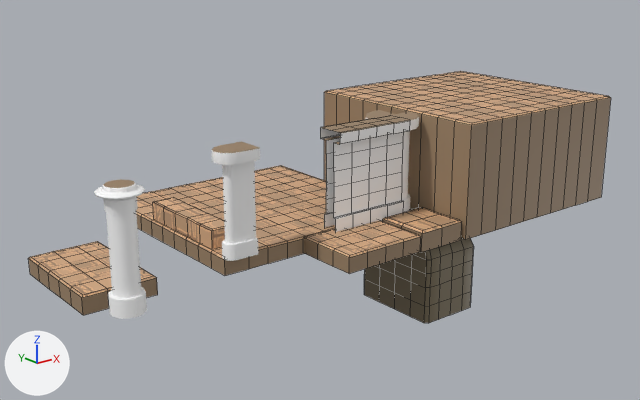
The FBX model Assets/Art/Environment_Art/Modules/Level1Models.fbx as it was, and as the next commit left it.
Both versions are drawn from a 50 mm camera at (-21.5, -26.1, 10.8) aimed at (-0.8, -0.4, 0.5). The axes (+X, +Y, +Z) are drawn at lower left. The lights are the same throughout. Mesh edges are drawn as thin lines on the coarser meshes. Where no turn or scale is listed for an object, it has been applied to the vertices.

Names of what the first picture shows: 'BigFloor', 'Floor', 'MovableFloor', 'Obstacle', 'Pillar1', 'WallCorner', 'WallEdge2', 'af7', 'pCube2', 'safas1', 'safas4'.
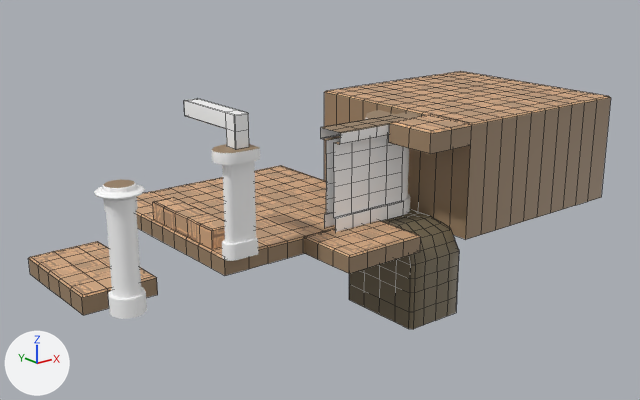
Where the change shows, as pixel boxes (x1, y1, x2, y2) in the pictures (640 x 400 px):
'pCube2', moved: before (364, 207, 474, 323); after (349, 209, 459, 329)
'MovableFloor', moved: before (383, 208, 462, 252); after (389, 115, 472, 154)
'Hook', added: after (184, 98, 249, 149)
    faces in mat_bricks_mat (its picture is missing): (184, 98, 249, 149)
    faces in mat_trimsheet_mat1 (its picture is missing): (184, 101, 235, 131)

Edits to the bpy script that builds the scene:
```text
Add me_mesh_012:
    me_mesh_012.from_pydata(...)  # 38 vertices, 36 faces; spans x -0.27..0.27, y -1.55..1.55, z -0.55..0.55
    # faces by material slot: [32, 4]
    me_mesh_012.materials.append(mat_bricks_mat)  # its picture is missing
    me_mesh_012.materials.append(mat_trimsheet_mat1)  # its picture is missing
Change ob_pcube2:
    ob_pcube2.location: (1.57, -2.86, 0.29) -> (0.78, -2.86, 0.29)
Change ob_movablefloor:
    ob_movablefloor.location: (-0.27, -3.35, -0.29) -> (-0.27, -3.59, 3.34)
Add ob_hook:
    ob_hook = bpy.data.objects.new('Hook', me_mesh_012)
    ob_hook.location = (-6.29, -1.71, 4.57)
```
